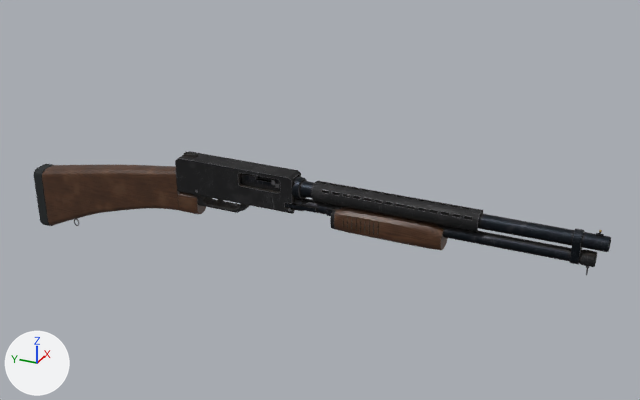
The glTF model public/models/weapons/shotgun.glb as it was, and as the next commit left it.
The view is the same before and after, from a 50 mm lens placed at (-1.162, -0.766, 0.621), pointed at (0.04, -0.225, 0.019). The axes (+X, +Y, +Z) are drawn at lower left. The lights are the same throughout. The first picture is the older version. Vertices at exactly the same position are counted once.

Before the edit, the objects in view are built like this:
```python
ob_body = bpy.data.objects.new('body', me_body)
ob_body.location = (0.0, 0.0, 0.0)
ob_bolt = bpy.data.objects.new('bolt', me_bolt)
ob_bolt.location = (0.0, -0.178, 0.054)
ob_pump = bpy.data.objects.new('pump', me_pump)
ob_pump.location = (0.0, -0.27, 0.027)
ob_trigger = bpy.data.objects.new('trigger', me_trigger)
ob_trigger.location = (0.0, -0.052, 0.026)
```
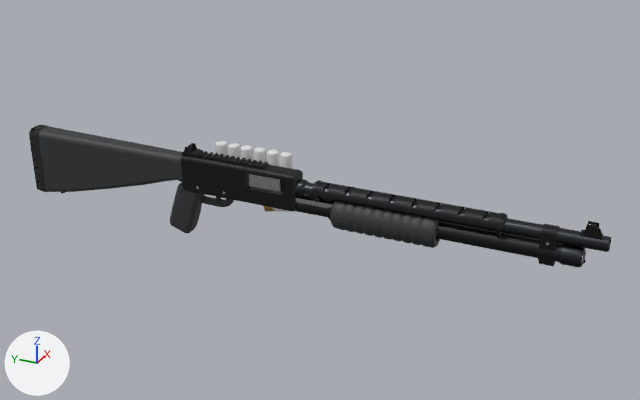
The change, as a list of edits to the scene's bpy script:
```text
Change mat_gun_black:
    remove # nodes: BsdfPrincipled, Mix, NormalMap, OutputMaterial, SeparateColor, TexImage x3
    remove # colours: white #ffffff
    remove # uses the picture img_shotgun_albedo
    remove # uses the picture img_shotgun_normal
    remove # uses the picture img_shotgun_orm
    nodes: BsdfPrincipled, OutputMaterial
    colours: black #1f1f22
Change mat_gun_metal:
    remove # nodes: BsdfPrincipled, NormalMap, OutputMaterial, SeparateColor, TexImage x3
    remove # uses the picture img_shotgun_albedo
    remove # uses the picture img_shotgun_normal
    remove # uses the picture img_shotgun_orm
    nodes: BsdfPrincipled, OutputMaterial
    colours: dark grey #3c3f44
Change me_body:
    remove me_body.from_pydata(...)  # 11663 vertices, 23346 faces; spans x -0.022..0.022, y -0.683..0.318, z -0.111..0.08
    add me_body.from_pydata(...)  # 10286 vertices, 20492 faces; spans x -0.02..0.04, y -0.683..0.317, z -0.065..0.096
    me_body part 1: the loose piece of 56 vertices spanning x -0.003..0.002, y -0.673..-0.663, z 0.064..0.067 is copied, and the copy is scaled about its middle by (2.94, 3.08, 1.28), then moved by (0.0, 0.011, -0.002), in mat_gun_black (black #1f1f22); it spans x -0.007..0.007, y -0.672..-0.642, z 0.062..0.066
    me_body part 2: a new loose piece, a torus around y (ring radius 0.014, tube radius 0.012) spanning x -0.012..0.012, y -0.612..-0.59, z 0.033..0.066, in mat_gun_black (black #1f1f22)
    me_body part 3: the loose piece of 56 vertices spanning x -0.003..0.002, y -0.673..-0.663, z 0.064..0.067 is copied, and the copy is scaled about its middle by (1.38, 2.24, 3.69), then moved by (0.0, 0.067, -0.056), in mat_gun_black (black #1f1f22); it spans x -0.004..0.003, y -0.612..-0.59, z 0.005..0.015
    me_body part 4: the loose piece of 616 vertices spanning x -0.021..0.021, y 0.012..0.298, z -0.11..0.052 is rebuilt with 292 vertices and now spans x -0.019..0.019, y 0.0..0.296, z -0.04..0.08, in mat_polymer (dark grey #303234)
    me_body part 5: the loose piece of 360 vertices spanning x -0.016..0.016, y -0.242..-0.237, z 0.043..0.07 is rebuilt with 224 vertices and now spans x -0.017..0.017, y -0.243..-0.238, z 0.037..0.071, in mat_gun_black (black #1f1f22)
    me_body part 6: the loose piece of 97 vertices spanning x -0.01..0.01, y -0.656..-0.198, z 0.017..0.037 is rebuilt with 239 vertices and now spans x -0.016..0.016, y -0.652..-0.204, z 0.012..0.042
    me_body part 7: 22 loose pieces with 4188 vertices, spanning x -0.018..0.017, y -0.67..0.318, z -0.105..0.076, are deleted
    me_body part 8: 32 vertices moved within x -0.013..0.013, y -0.683..-0.236, z 0.045..0.07; 5894 vertices removed from x -0.017..0.019, y -0.683..0.012, z -0.026..0.08; 7489 vertices added at x -0.017..0.04, y -0.683..0.038, z -0.065..0.096
    me_body part 9: 296 vertices removed from x -0.022..0.022, y 0.298..0.318, z -0.111..0.004; 730 vertices added at x -0.02..0.02, y 0.268..0.317, z -0.042..0.081
    other edits to the shape of me_body do not show in these pictures
    remove me_body.materials.append(mat_wood)
    add me_body.materials.append(mat_paint2)  # grey #bcbcbc
Change me_bolt:
    remove me_bolt.from_pydata(...)  # 688 vertices, 1348 faces; spans x -0.015..0.015, y -0.0006..0.081, z -0.03..0.01
    add me_bolt.from_pydata(...)  # 384 vertices, 740 faces; spans x -0.012..0.0115, y 0.0..0.064, z -0.011..0.016
    me_bolt part 10: the loose piece of 272 vertices spanning x -0.0087..0.0087, y 0.0006..0.0806, z -0.011..0.01 is rebuilt with 56 vertices and now spans x -0.011..0.011, y 0.0..0.064, z -0.011..0.015, in mat_gun_steel (light grey #bcbdc0)
    other edits to the shape of me_bolt do not show in these pictures
    remove me_bolt.materials.append(mat_gun_black)
Change me_pump:
    remove me_pump.from_pydata(...)  # 873 vertices, 1717 faces; spans x -0.022..0.022, y -0.178..0.133, z -0.029..0.013
    remove me_pump.materials.append(mat_wood)
    add me_pump.from_pydata(...)  # 2096 vertices, 4020 faces; spans x -0.025..0.024, y -0.17..0.084, z -0.029..0.023
    me_pump part 11: the loose piece of 56 vertices spanning x -0.016..-0.011, y 0.028..0.133, z -0.003..0.003 is scaled about its middle by (0.614, 0.8, 1.26), then moved by (0.025, -0.039, 0.011), in mat_gun_steel (light grey #bcbdc0)
    me_pump part 12: the loose piece of 56 vertices spanning x 0.011..0.016, y 0.028..0.133, z -0.003..0.003 is scaled about its middle by (0.614, 0.8, 1.26), then moved by (-0.025, -0.039, 0.011), in mat_gun_steel (light grey #bcbdc0)
    me_pump part 13: 3 vertices moved within x -0.022..0.022, y -0.073..0.0, z -0.015..0.0; 581 vertices removed from x -0.022..0.022, y -0.178..0.009, z -0.029..0.013; 1894 vertices added at x -0.025..0.024, y -0.168..0.006, z -0.029..0.023
    other edits to the shape of me_pump do not show in these pictures
    remove me_pump.materials.append(mat_gun_metal)
    add me_pump.materials.append(mat_polymer)  # dark grey #303234
    add me_pump.materials.append(mat_gun_steel)  # light grey #bcbdc0
```

What differs and where, as boxes (x1, y1, x2, y2) in the pictures (640 x 400 px; the box of a moved part takes in the faces that stretch with it):
'body', surface changed, reshaped (14% taller)
    before: (34, 151, 611, 275)
    after: (29, 125, 611, 267)
'pump', surface changed, reshaped
    before: (285, 203, 448, 250)
    after: (295, 197, 440, 248)
'bolt', surface changed, reshaped
    before: (240, 173, 280, 192)
    after: (247, 174, 281, 193)
'trigger', surface changed
    both: (216, 197, 223, 203)
part 1 of me_body, added
    after: (580, 230, 603, 240)
part 2 of me_body, added (black)
    after: (539, 224, 560, 252)
part 3 of me_body, added
    after: (539, 260, 555, 266)
part 4 of me_body, rebuilt (6% taller)
    before: (42, 165, 180, 226)
    after: (38, 127, 183, 192)
part 5 of me_body, rebuilt (not visible before)
    after: (312, 180, 323, 201)
part 6 of me_body, rebuilt (9% taller)
    before: (294, 198, 583, 263)
    after: (295, 196, 586, 267)
part 7 of me_body, deleted
    before: (74, 167, 602, 275)
part 8 of me_body, moved or reshaped
    before: (175, 151, 611, 265)
    after: (170, 141, 611, 263)
part 9 of me_body, reshaped
    before: (34, 164, 53, 226)
    after: (29, 125, 65, 193)
part 11 of me_pump, moved or reshaped (not visible afterwards)
    before: (285, 203, 316, 213)
part 12 of me_pump, moved or reshaped (not visible before)
    after: (295, 197, 333, 208)
part 13 of me_pump, built on
    before: (327, 207, 448, 250)
    after: (328, 201, 440, 248)
